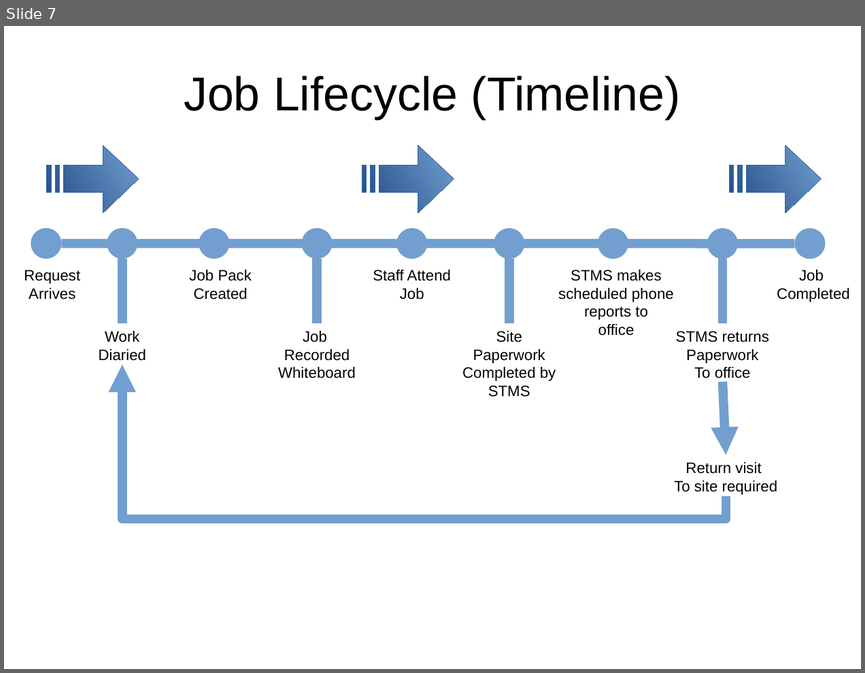
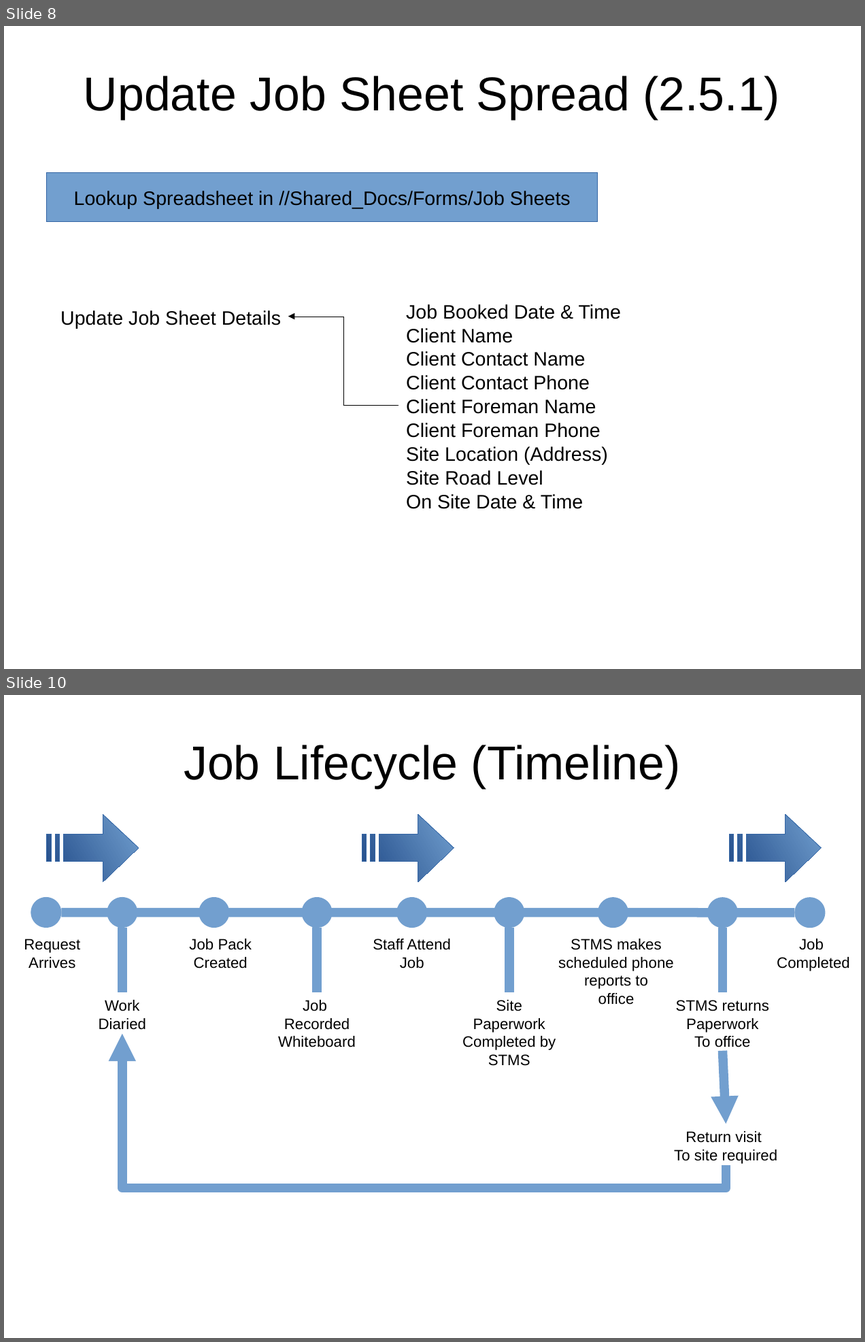
Before and after one commit to monkeysh1ne/TMNZ_Stuff, a slide deck: Workflows BP Models.odp. Shown one above the other, each under a label of ours: slide 7 before the commit, slides 8 and 10 after it; the slides between them are not shown. The pictures are 865x673 and 865x1342 pixels, drawn with LibreOffice and Linux fonts; fonts in the diff are those of the drawing. Boxes give left, top, right and bottom in pixels: in the first picture for what was removed or moved away, otherwise in the second. Text is boxed around its words. In the diff, an @@ line names an element or a change of style, - is before the commit and + after.

```diff
--- a/Workflows BP Models.odp
+++ b/Workflows BP Models.odp
@@ slide 8 added at <box>4,26,861,669</box>, background #FFFFFF @@
@@ title added at <box>84,76,780,120</box>, 44 pt, text #000000 @@
+Update Job Sheet Spread (2.5.1)
@@ rectangle added at <box>47,173,598,222</box>, fill #729FCF, outline #3465A4 0 pt, 18 pt, text #000000 @@
+Lookup Spreadsheet in //Shared_Docs/Forms/Job Sheets
@@ text added at <box>60,310,281,328</box>, 18 pt, text #000000 @@
+Update Job Sheet Details
@@ elbow arrow added from (398, 405) to (288, 316), #000000 0 pt @@
@@ group added at <box>406,304,621,509</box>: 9 texts @@
+Job Booked Date & Time
+Client Contact Name
+Client Contact Phone
+Client Foreman Name
+Client Foreman Phone
+Site Location (Address)
+Site Road Level
+On Site Date & Time
+Client Name
@@ what was slide 7 is now slide 10 @@
```
Also in this commit, not shown: 3 slides changed, 2 other slides added, 1 slide removed, 1 other file.
